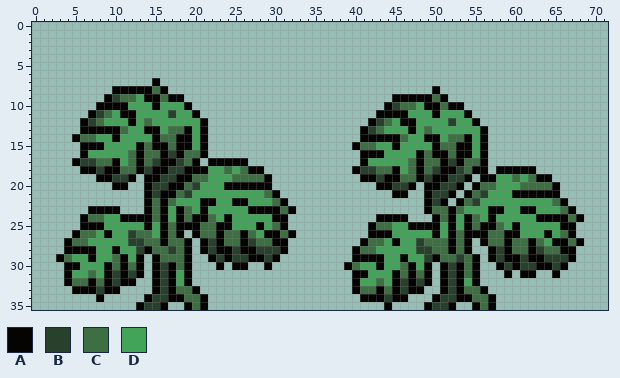
One commit to this sprite sheet: sprites/monstera.png. Above, as it was before the edit.
The file is 72x36 pixels.
Palette (. is transparent): A #050403  B #27412d  C #3d6f43  D #42a459
Once edited:
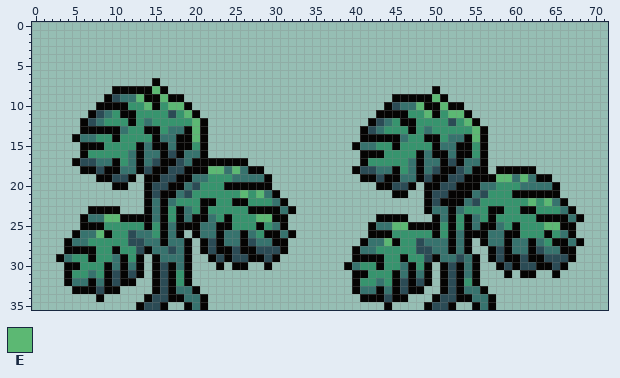
Colours new in this view: E #5cb873
From old to new:
colour B: #27412d -> #2b4b55
colour C: #3d6f43 -> #37736e
colour D: #42a459 -> #37946e
y 8: x 15 C -> E
y 9: x 13 D -> E; x 16 C -> E; x 50 C -> E
y 10: x 14 D -> E; x 17..18 DD -> EE; x 48 D -> E; x 51 C -> E
y 11: x 19 D -> E; x 49 D -> E; x 52..53 DD -> EE
y 12: x 20 D -> E; x 54 D -> E
y 13..14: x 20 D -> E; x 55 D -> E
y 17: x 21 . -> A
y 18: x 22..23 DD -> EE; x 25 D -> E
y 19: x 55 . -> A; x 58..59 DD -> EE; x 61 D -> E
y 20: x 54 . -> A
y 21: x 26 D -> E; x 28 D -> E; x 53 . -> A
y 22: x 52 . -> A; x 62 D -> E; x 64 D -> E
y 24: x 9..10 DD -> EE; x 28..29 DD -> EE
y 25: x 45..46 DD -> EE; x 64..65 DD -> EE
y 26: x 8 D -> E
y 27: x 44 D -> E
